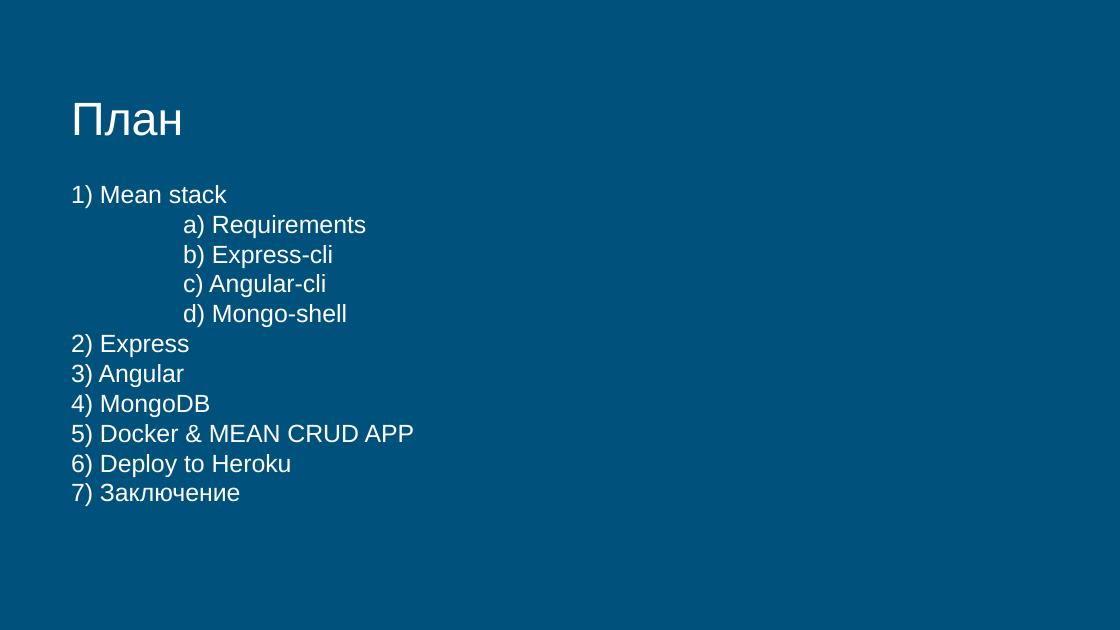
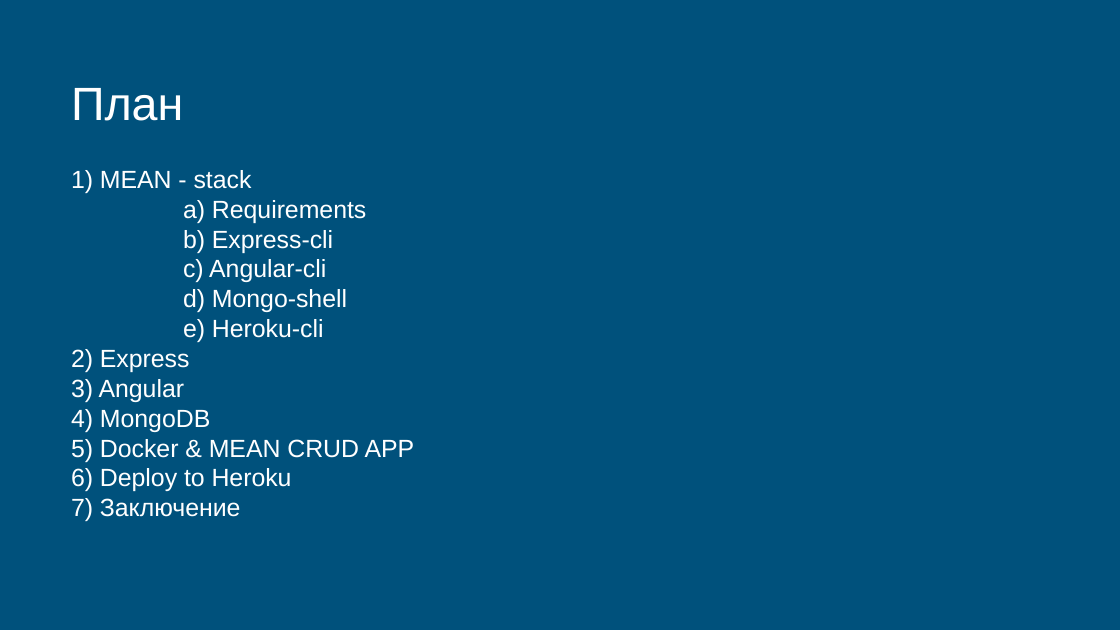
Before and after one commit to keylink/mean-stack, a slide deck: slide 2 of docs/mean.pptx. Drawn at 1120x630 pixels with LibreOffice and Linux fonts; fonts in the diff are those of the drawing. Boxes give left, top, right and bottom in pixels: in the first picture for what was removed or moved away, otherwise in the second. Text is boxed around its words. In the diff, an @@ line names an element or a change of style, - is before the commit and + after.

```diff
--- a/docs/mean.pptx
+++ b/docs/mean.pptx
@@ text at (71,170,252,193): text changed @@
-1) Mean stack
+1) MEAN - stack
@@ text at (183,319,324,342): paragraph added @@
+e) Heroku-cli
```
Also in this commit, not shown: 1 other slide changed, 17 slides added, 34 slides removed, 3 other files.
